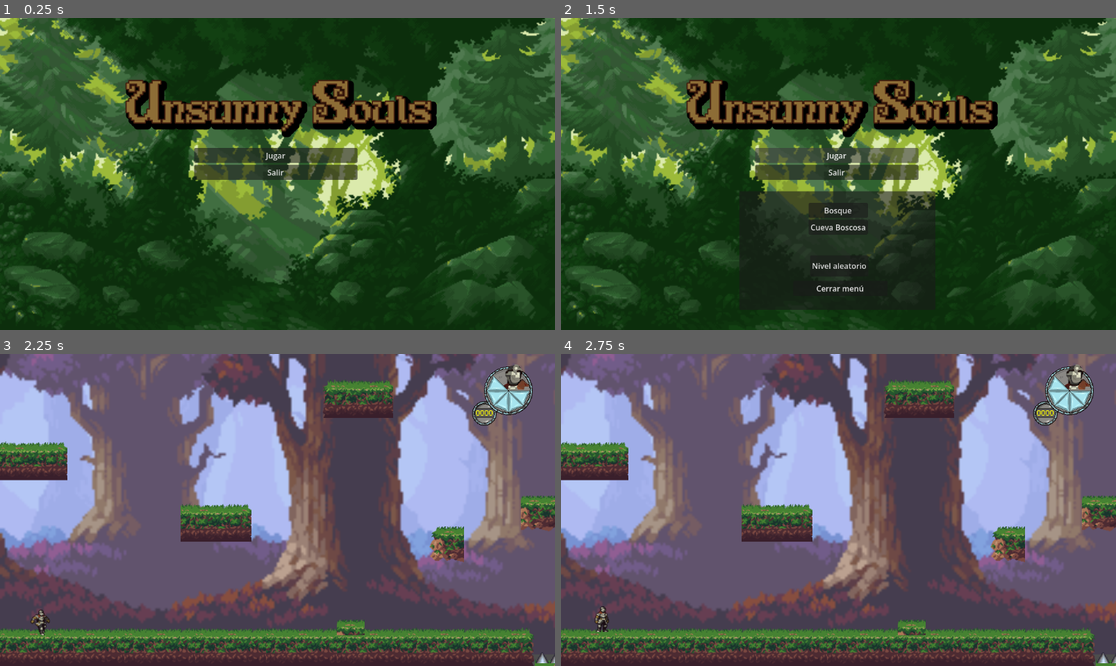
Above: before the commit, frames 1-4 (two rows, left to right).
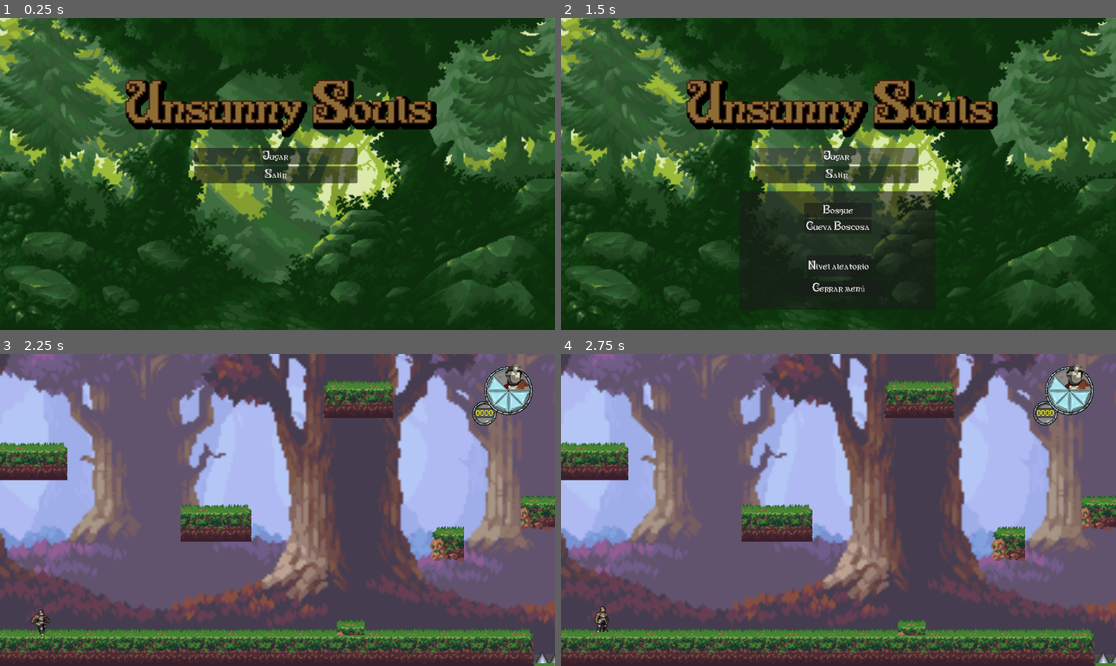
Above: after the commit, the same moments.

Repository: Gusiprox/Unsunny-Souls
Game: Godot game, scene res://menus/menu_start/menu.tscn
Two runs of this game, one before a commit and one after it. Both use one fixed random seed, a clock stepped at 60 frames per second and the inputs below.
Inputs:
- Up to frame 1 (0.25 s): no input
- Up to frame 2 (1.5 s): click "Jugar" at 0.5 s; click "Jugar" at 1.25 s
- Up to frame 3 (2.25 s): click "Bosque" at 2 s
- Up to frame 4 (2.75 s): no input

The runs differ from the first frame. In frame 1, 0.8% of the frame differs, in the area x 34-65%, y 42-54%; in frame 2, 1.3%, in the area x 34-65%, y 42-88%; in frame 3, nothing differs; in frame 4, nothing differs.

Commit message:
Se ha cambiado la fuente de los botones

Diff:
--- a/menus/menu_start/menu.gd
+++ b/menus/menu_start/menu.gd
@@ -4,6 +4,8 @@
 @onready var conNiveles = $panelNiveles/scrollNiveles/centerNiveles/conNiveles
 @onready var btnRandom = $panelNiveles/btnRandom
 @onready var btnReturn = $panelNiveles/btnReturn
+@export var btnFont: FontFile = preload("res://menus/menu_start/font/antiquity-print.ttf")
+
 
 var niveles = [
 	{"ruta": "res://environment/levels/nivel_1.tscn", "nombre": "Bosque"},
@@ -27,6 +29,11 @@
 	for i in range(niveles.size()):
 		var btn = Button.new()
 		btn.text = niveles[i]["nombre"]
+
+		if btnFont:
+			btn.add_theme_font_override("font", btnFont)
+			btn.add_theme_font_size_override("font_size", 14)
+
 		btn.pressed.connect(Callable(self, "_onNivelPressed").bind(niveles[i]["ruta"]))
 		conNiveles.add_child(btn)
 
--- a/menus/menu_start/menu.tscn
+++ b/menus/menu_start/menu.tscn
@@ -41,10 +41,16 @@
 
 [node name="btnStart" type="Button" parent="conMenuStart" unique_id=1563671365]
 layout_mode = 2
+size_flags_vertical = 3
+theme_override_fonts/font = ExtResource("3_poocg")
+theme_override_font_sizes/font_size = 14
 text = "Jugar"
 
 [node name="btnExit" type="Button" parent="conMenuStart" unique_id=83390422]
 layout_mode = 2
+size_flags_vertical = 3
+theme_override_fonts/font = ExtResource("3_poocg")
+theme_override_font_sizes/font_size = 14
 text = "Salir"
 
 [node name="lblNombJuego" type="Label" parent="." unique_id=1764377273]
@@ -81,18 +87,22 @@
 
 [node name="btnRandom" type="Button" parent="panelNiveles" unique_id=804882954]
 layout_mode = 0
-offset_left = 147.0
+offset_left = 140.0
 offset_top = 133.0
-offset_right = 268.0
+offset_right = 274.0
 offset_bottom = 177.0
+theme_override_fonts/font = ExtResource("3_poocg")
+theme_override_font_sizes/font_size = 14
 text = "Nivel aleatorio"
 
 [node name="btnReturn" type="Button" parent="panelNiveles" unique_id=381846608]
 layout_mode = 0
-offset_left = 112.0
+offset_left = 109.0
 offset_top = 186.0
-offset_right = 308.0
+offset_right = 305.0
 offset_bottom = 217.0
+theme_override_fonts/font = ExtResource("3_poocg")
+theme_override_font_sizes/font_size = 14
 text = "Cerrar menú"
 
 [node name="audioMenu" type="AudioStreamPlayer2D" parent="." unique_id=763375642]
